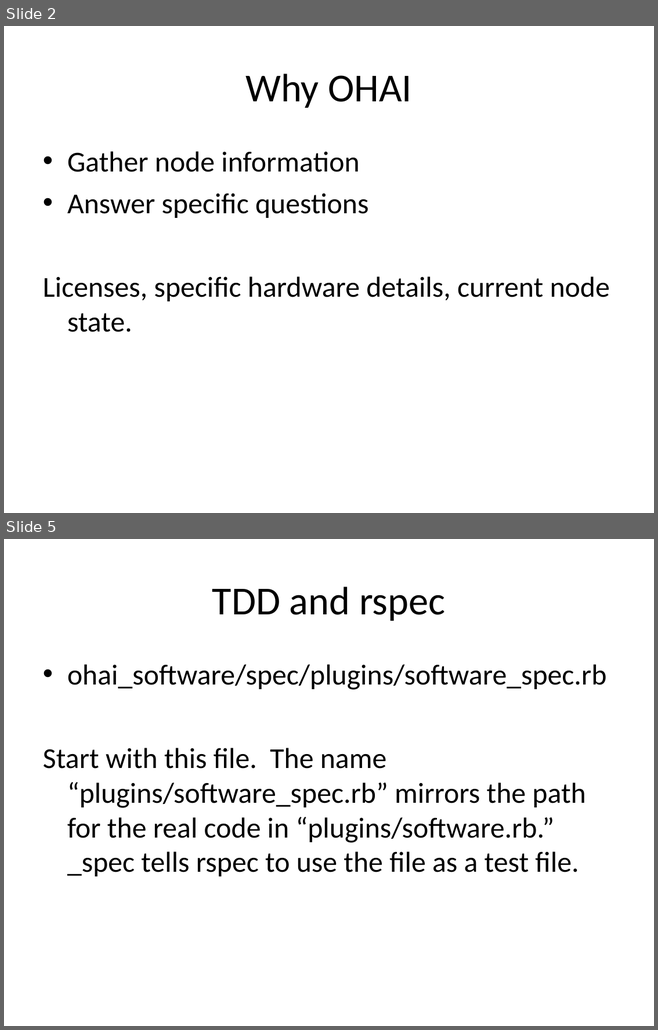
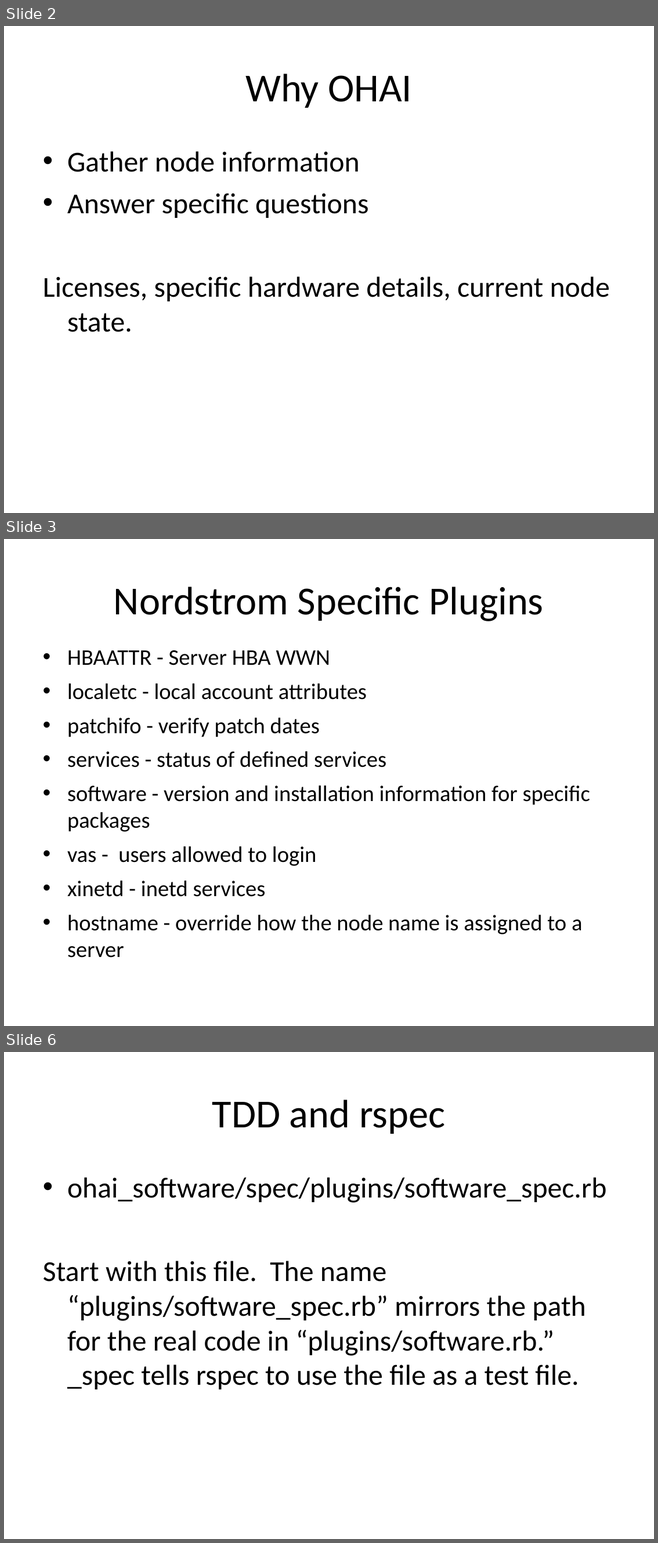
Before and after one commit to MarkGibbons/ohai_tdd, a slide deck: ohai_tdd.ppt. Shown one above the other, each under a label of ours: slides 2 and 5 before the commit, slides 2, 3 and 6 after it; the slides between them are not shown. The pictures are 658x1030 and 658x1543 pixels, drawn with LibreOffice and Linux fonts; fonts in the diff are those of the drawing. Boxes give left, top, right and bottom in pixels: in the first picture for what was removed or moved away, otherwise in the second. Text is boxed around its words. In the diff, an @@ line names an element or a change of style, - is before the commit and + after.

```diff
--- a/ohai_tdd.ppt
+++ b/ohai_tdd.ppt
@@ slide 3 added at (4,539,654,1026), background #FFFFFF @@
@@ title added at (114,587,543,621), 44 pt, text #000000 @@
+Nordstrom Specific Plugins
@@ text added at (67,650,590,958), 24.8 pt, text #000000 @@
+• HBAATTR - Server HBA WWN
+• localetc - local account attributes
+• patchifo - verify patch dates
+• services - status of defined services
+• software - version and installation information for specific packages
+• vas - users allowed to login
+• xinetd - inetd services
+• hostname - override how the node name is assigned to a server
@@ what was slide 5 is now slide 6 @@
```
Also in this commit, not shown: 7 slides changed.
